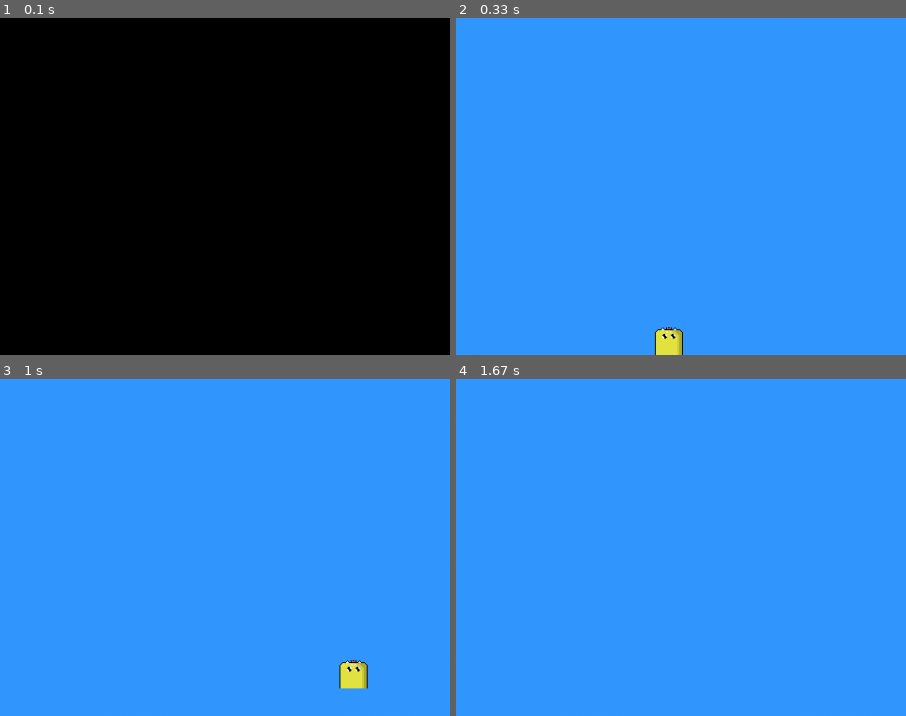
Above: before the commit, frames 1-4 (two rows, left to right).
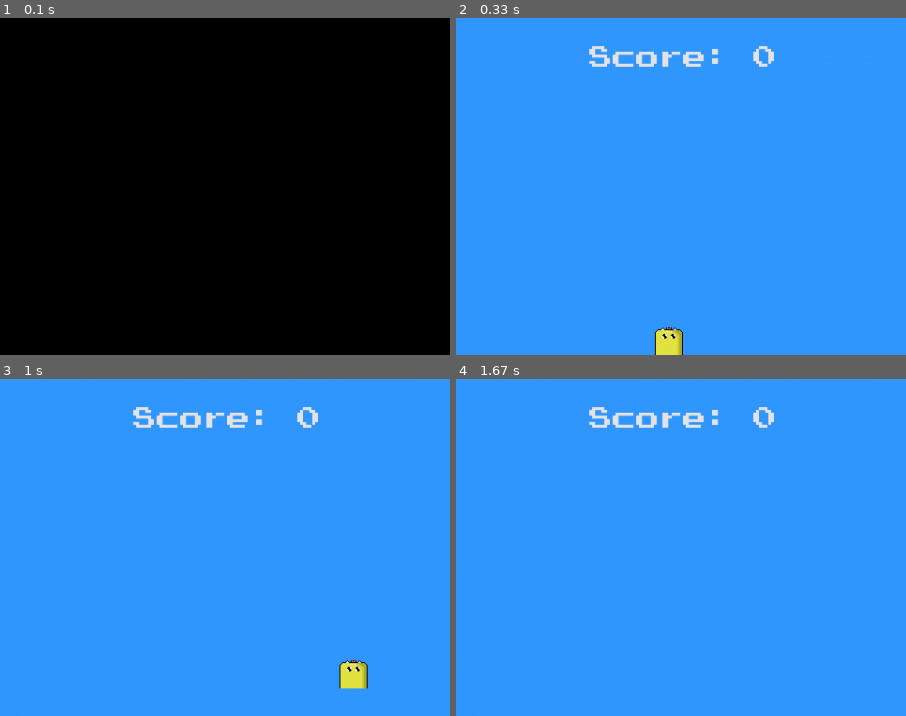
Above: after the commit, the same moments.

Repository: LUDUSLab/stem-games
Game: pygame game, started from natanael.lucena/snake/main.py
Same seed, same stepped clock (60 frames per second), same inputs: the game is played once before the commit and once after it.
Inputs:
- Up to frame 1 (0.1 s): no input
- Up to frame 2 (0.33 s): no input
- Up to frame 3 (1 s): hold D 0.33-0.8 s; hold W from 0.83 s (still down)
- Up to frame 4 (1.67 s): release W at 1.13 s; hold D 1.17-1.63 s
The pictures show only the part of the screen within x 25-75%, y 0-50%; the shares and areas given below are measured in that part.

Frame 1 is identical in both runs. In frame 2, 1.0% of the frame differs, in the area x 29-71%, y 8-15%; in frame 3, 1.0%; in frame 4, 1.0%.

Commit message:
Game score added

Diff:
--- a/natanael.lucena/snake/main.py
+++ b/natanael.lucena/snake/main.py
@@ -150,7 +150,6 @@
         fruits_imgs[i][j] = img(img_names[i] + str(j + 1))
 
 def draw_fruits(rand_num, aux):
-
     screen.blit(fruits_imgs[rand_num][aux], general_fruit)
 
 def game_loop():
@@ -190,6 +189,7 @@
         screen.fill(COLOR_LIGHT_BLUE)
         # blit fruit
         draw_fruits(random_ind, frame_aux)
+        msg(continue_msg, "Score: {}".format(snake_len-1), (center[0] - continue_msg.size("Score: *")[0]/2, snake.w))
         frame_aux += 1
         if frame_aux > 2:
             frame_aux = 0
